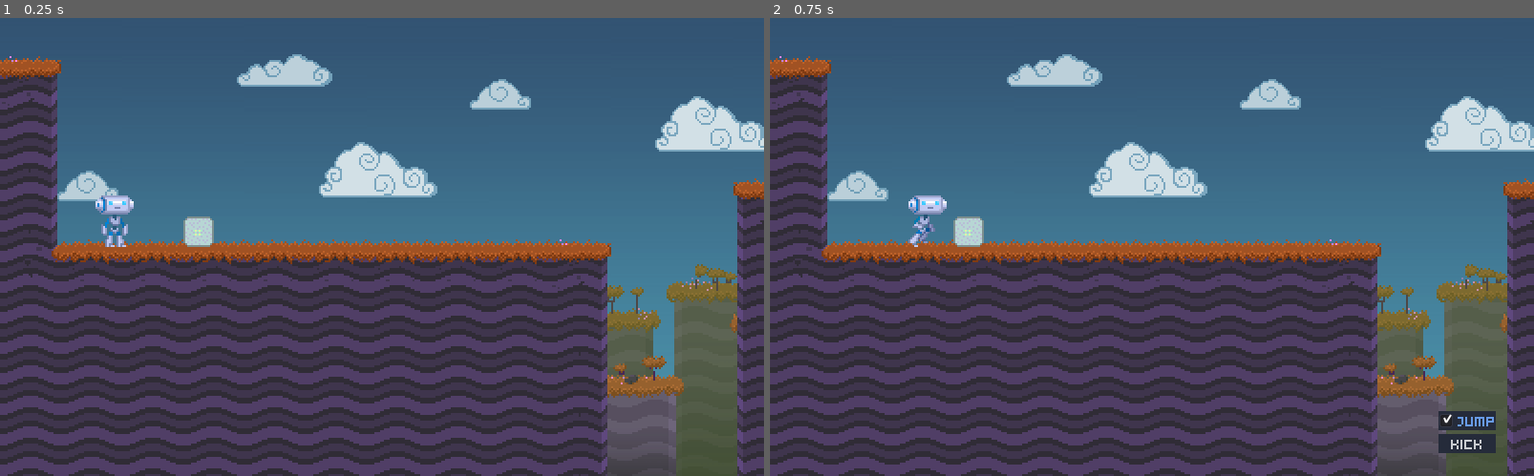
Above: before the commit, frames 1-2 (left to right).
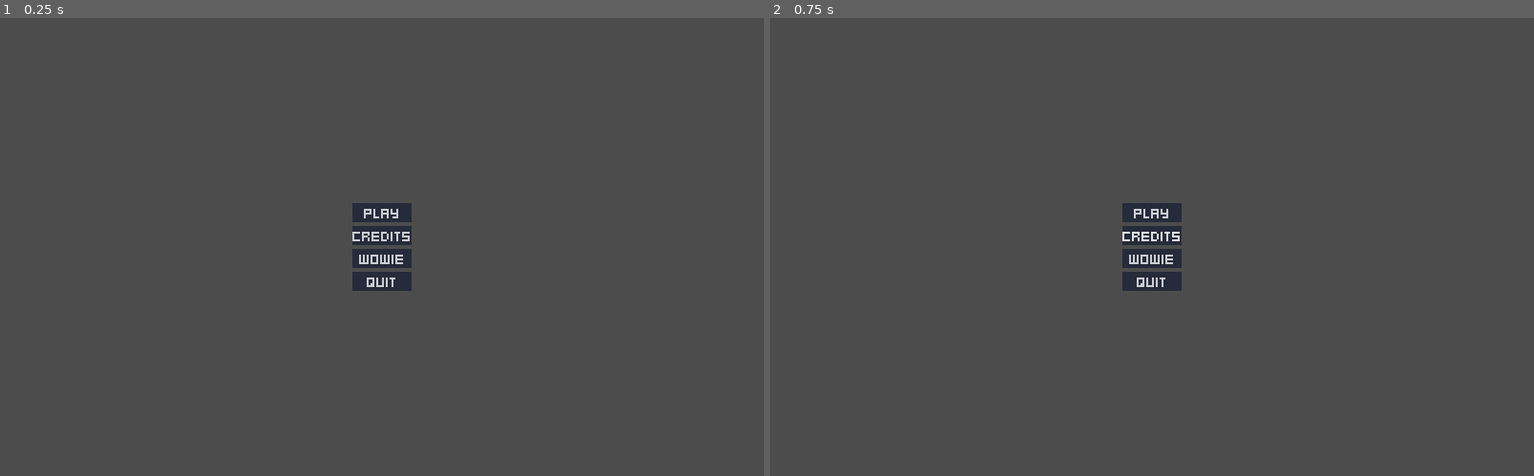
Above: after the commit, the same moments.

Repository: HexagonNico/Project-Wowie4
Game: Godot game, scene res://assets/main.tscn
Same seed, same stepped clock (60 frames per second), same inputs: the game is played once before the commit and once after it. The engine's default icon, where the game draws it, is replaced by a stand-in: a white triangle on a blue panel in a dark square.
Inputs (mouse positions are in pixels of both pictures, inside the frame that each line leads up to):
- Up to frame 1 (0.25 s): no input
- Up to frame 2 (0.75 s): click (1152, 237) at 0.5 s, where only the run after the commit has a clickable "Credits"

The runs differ from the first frame. In frame 1, 85% of the frame differs, in the area x 0-100%, y 0-100%; in frame 2, 85%.

Commit message:
Title screen main menu

Diff:
--- a/assets/main.tscn
+++ b/assets/main.tscn
@@ -1,7 +1,7 @@
 [gd_scene load_steps=3 format=2]
 
 [ext_resource path="res://assets/main.gd" type="Script" id=1]
-[ext_resource path="res://assets/tileset/level1.tscn" type="PackedScene" id=2]
+[ext_resource path="res://assets/title_screen/title_screen.tscn" type="PackedScene" id=2]
 
 [node name="Main" type="Node"]
 script = ExtResource( 1 )
--- /dev/null
+++ b/assets/title_screen/main_menu.gd
@@ -0,0 +1,13 @@
+extends CenterContainer
+
+
+export var level_1_scene: PackedScene
+
+
+func play():
+	# warning-ignore:return_value_discarded
+	get_tree().change_scene_to(level_1_scene)
+
+
+func quit():
+	get_tree().quit()
--- /dev/null
+++ b/assets/title_screen/title_screen.tscn
@@ -0,0 +1,53 @@
+[gd_scene load_steps=5 format=2]
+
+[ext_resource path="res://assets/ui/theme.tres" type="Theme" id=1]
+[ext_resource path="res://assets/title_screen/sounds/wowie.wav" type="AudioStream" id=2]
+[ext_resource path="res://assets/title_screen/main_menu.gd" type="Script" id=3]
+[ext_resource path="res://assets/tileset/level1.tscn" type="PackedScene" id=4]
+
+[node name="TitleScreen" type="Control"]
+anchor_right = 1.0
+anchor_bottom = 1.0
+theme = ExtResource( 1 )
+
+[node name="MainMenu" type="CenterContainer" parent="."]
+anchor_right = 1.0
+anchor_bottom = 1.0
+script = ExtResource( 3 )
+level_1_scene = ExtResource( 4 )
+
+[node name="MenuButtons" type="VBoxContainer" parent="MainMenu"]
+margin_left = 369.0
+margin_top = 194.0
+margin_right = 431.0
+margin_bottom = 286.0
+
+[node name="PlayButton" type="Button" parent="MainMenu/MenuButtons"]
+margin_right = 62.0
+margin_bottom = 20.0
+text = "Play"
+
+[node name="CreditsButton" type="Button" parent="MainMenu/MenuButtons"]
+margin_top = 24.0
+margin_right = 62.0
+margin_bottom = 44.0
+text = "Credits"
+
+[node name="WowieButton" type="Button" parent="MainMenu/MenuButtons"]
+margin_top = 48.0
+margin_right = 62.0
+margin_bottom = 68.0
+text = "Wowie"
+
+[node name="QuitButton" type="Button" parent="MainMenu/MenuButtons"]
+margin_top = 72.0
+margin_right = 62.0
+margin_bottom = 92.0
+text = "Quit"
+
+[node name="WowieSound" type="AudioStreamPlayer" parent="MainMenu/MenuButtons"]
+stream = ExtResource( 2 )
+
+[connection signal="pressed" from="MainMenu/MenuButtons/PlayButton" to="MainMenu" method="play"]
+[connection signal="pressed" from="MainMenu/MenuButtons/WowieButton" to="MainMenu/MenuButtons/WowieSound" method="play"]
+[connection signal="pressed" from="MainMenu/MenuButtons/QuitButton" to="MainMenu" method="quit"]
Not shown, added: assets/title_screen/sounds/wowie.wav.import
Not shown, added: assets/title_screen/sounds/wowie.wav
